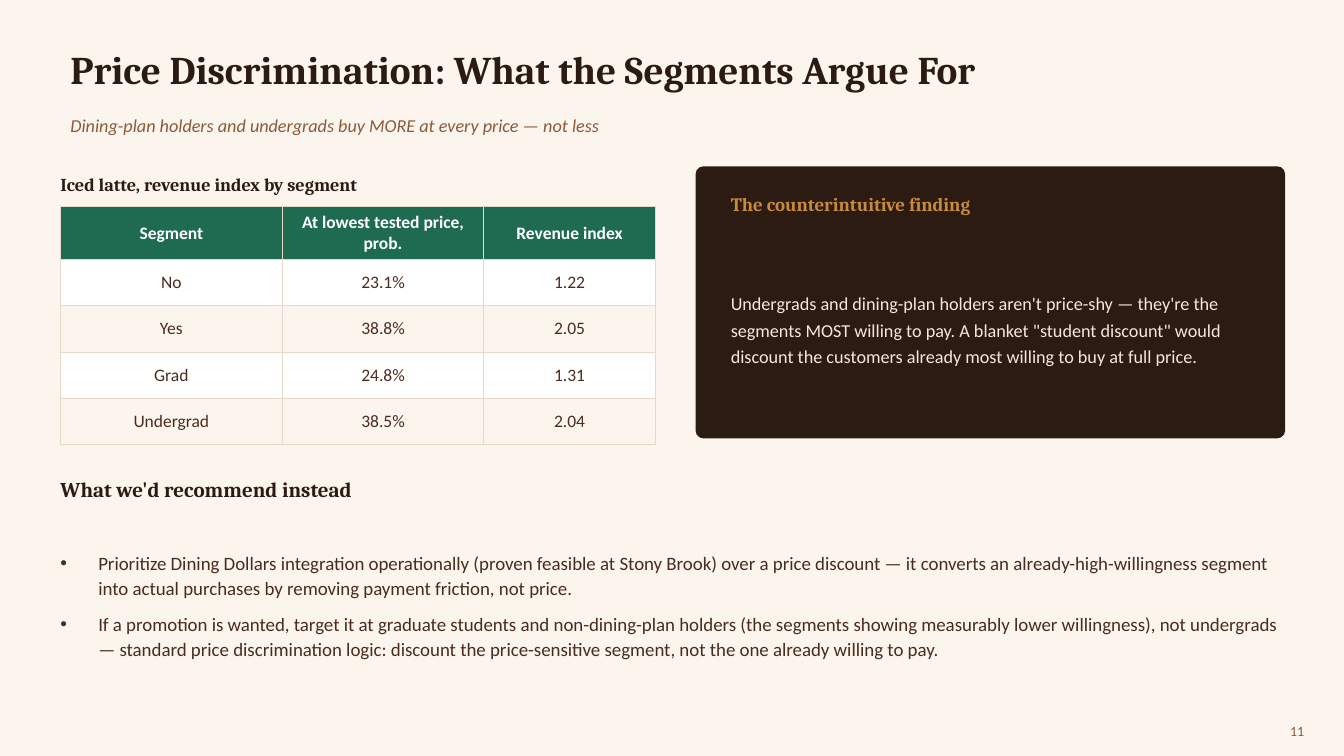
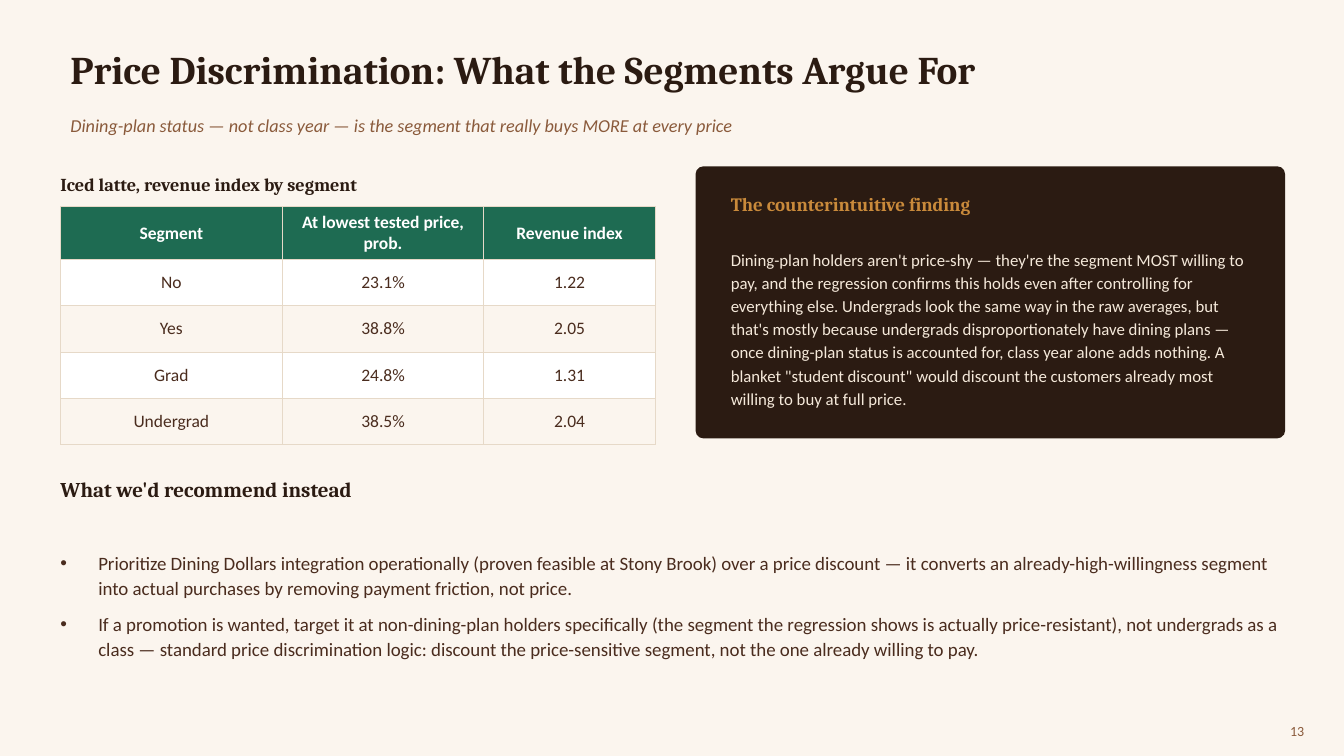
Before and after one commit to divyatejabitra/dunkin-pricing-simulation, a slide deck: slide 13 of presentation/Dunkin_Pricing_Analysis.pptx (slide 11 before the commit). Drawn at 1344x756 pixels with LibreOffice and Linux fonts; fonts in the diff are those of the drawing. Boxes give left, top, right and bottom in pixels: in the first picture for what was removed or moved away, otherwise in the second. Text is boxed around its words. In the diff, an @@ line names an element or a change of style, - is before the commit and + after.

```diff
--- a/presentation/Dunkin_Pricing_Analysis.pptx
+++ b/presentation/Dunkin_Pricing_Analysis.pptx
@@ text at <box>70,119,732,135</box>: text changed @@
-Dining-plan holders and undergrads buy MORE at every price — not less
+Dining-plan status — not class year — is the segment that really buys MORE at every price
@@ text at <box>731,254,1243,408</box>: text changed; size 13 to 12 pt @@
-Undergrads and dining-plan holders aren't price-shy — they're the segments MOST willing to pay. A blanket "student discount" would discount the customers already most willing to buy at full price.
+Dining-plan holders aren't price-shy — they're the segment MOST willing to pay, and the regression confirms this holds even after controlling for everything else. Undergrads look the same way in the raw averages, but that's mostly because undergrads disproportionately have dining plans — once dining-plan status is accounted for, class year alone adds nothing. A blanket "student discount" would discount the customers already most willing to buy at full price.
@@ text at <box>98,617,1277,660</box>: text changed @@
-• If a promotion is wanted, target it at graduate students and non-dining-plan holders (the segments showing measurably lower willingness), not undergrads — standard price discrimination logic: discount the price-sensitive segment, not the one already willing to pay.
+• If a promotion is wanted, target it at non-dining-plan holders specifically (the segment the regression shows is actually price-resistant), not undergrads as a class — standard price discrimination logic: discount the price-sensitive segment, not the one already willing to pay.
@@ page number at <box>1290,727,1304,736</box>: text changed @@
-11
+13
```
Also in this commit, not shown: 2 slides added, 9 other files.
